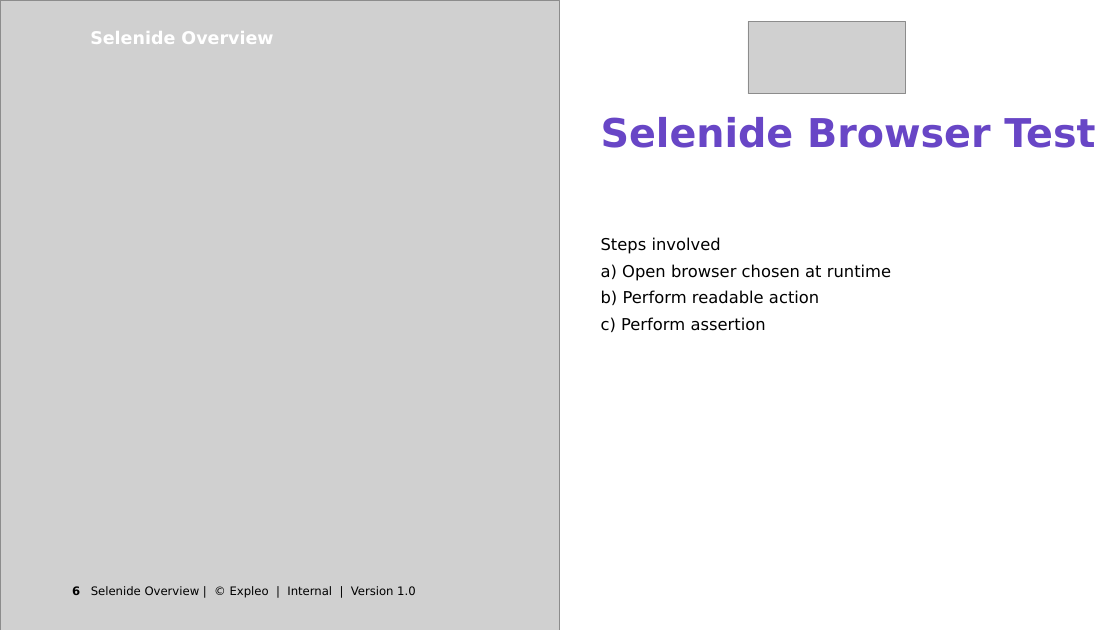
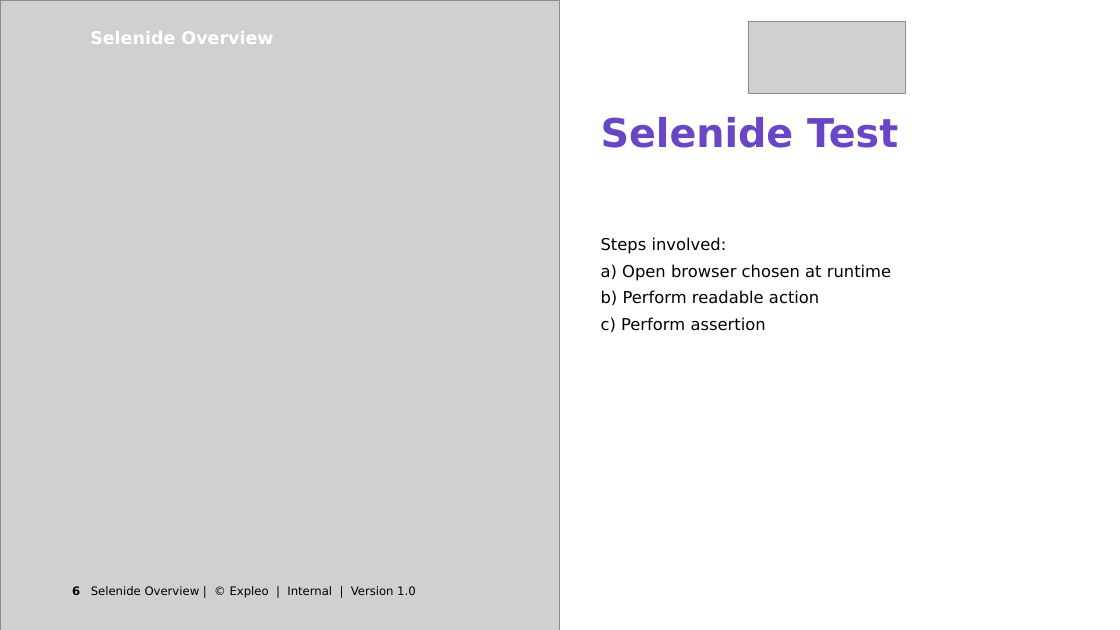
Before and after one commit to FSullExpleo/expleo-selenide-demo, a slide deck: slide 6 of Selenide Overview - Presentation to QE stream Q2 2022.pptx. Drawn at 1120x630 pixels with LibreOffice and Linux fonts; fonts in the diff are those of the drawing; grey boxes stand for pictures; background and template pictures are left out. Boxes give left, top, right and bottom in pixels: in the first picture for what was removed or moved away, otherwise in the second. Text is boxed around its words. In the diff, an @@ line names an element or a change of style, - is before the commit and + after.

```diff
--- a/Selenide Overview - Presentation to QE stream Q2 2022.pptx
+++ b/Selenide Overview - Presentation to QE stream Q2 2022.pptx
@@ text at (601, 117, 898, 148): text changed @@
-Selenide Browser Test
+Selenide Test
@@ text at (601, 237, 727, 254): text changed @@
-Steps involved
+Steps involved:
```
Also in this commit, not shown: 3 other slides changed.
